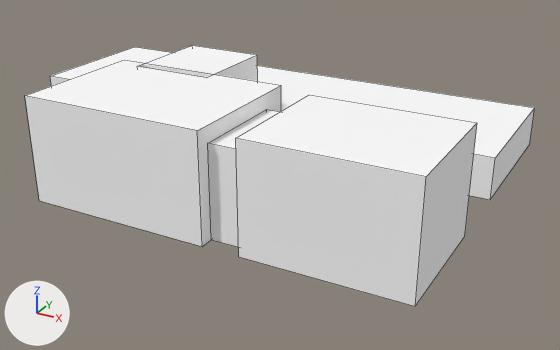
Before and after pictures for a commit that changed the OBJ model Games/GuruttoWorld/Assets/Models/StreetJourney/Baked/Block-2-13.obj.
Rendered twice from a camera (50 mm lens) standing at (30.6, 34.8, 19.4) and looking at (4.3, 82.6, -4.5). Arrows for +X, +Y and +Z are at lower left; the lights stay in place. The older version comes first. Mesh edges are drawn as thin lines. Where no turn or scale is listed for an object, it has been applied to the vertices. Vertices at exactly the same position are counted once.

In view in the first picture: 'Block-2-13'.
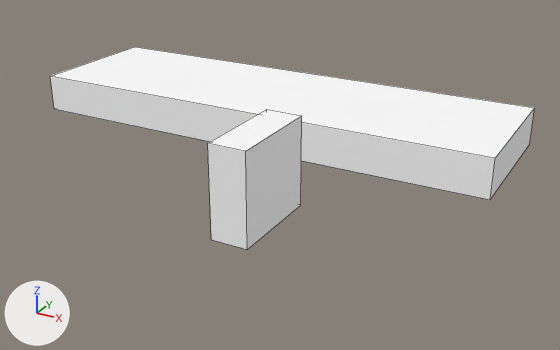
Edits to the scene script, one JSON object a line:
```json
{"block": "me_block_2_13", "where": "# used by ob_block_2_13; location = (0.0, 0.0, 0.0)"}
{"op": "remove", "block": "me_block_2_13", "code": "me_block_2_13.from_pydata(...)  # 40 vertices, 30 faces; spans x -20.0..20.0, y 69.0..96.0, z -3.6..3.9"}
{"op": "add", "block": "me_block_2_13", "code": "me_block_2_13.from_pydata(...)  # 16 vertices, 12 faces; spans x -20.0..20.0, y 70.0..96.0, z -3.6..2.8"}
{"block": "me_block_2_13", "change": "me_block_2_13 part 1: the loose piece of 8 vertices spanning x 9.0..20.0, y 69.0..78.0, z -3.6..3.9 is deleted"}
{"block": "me_block_2_13", "change": "me_block_2_13 part 2: the loose piece of 8 vertices spanning x -7.0..6.4, y 69.0..79.0, z -3.6..3.9 is deleted"}
{"block": "me_block_2_13", "change": "me_block_2_13 part 3: the loose piece of 8 vertices spanning x -5.0..1.0, y 78.0..85.0, z -3.6..3.9 is deleted"}
```

Changed parts and their boxes [x1, y1, x2, y2] in the pictures (560 x 350 px):
```json
{"object": "Block-2-13", "change": "reshaped", "before": [25, 45, 534, 306], "after": [50, 47, 534, 250], "on screen": "22% shorter"}
{"part": 1, "of": "me_block_2_13", "change": "deleted", "before": [236, 95, 477, 306]}
{"part": 2, "of": "me_block_2_13", "change": "deleted", "before": [25, 60, 281, 246]}
{"part": 3, "of": "me_block_2_13", "change": "deleted", "before": [139, 45, 258, 81]}
```
